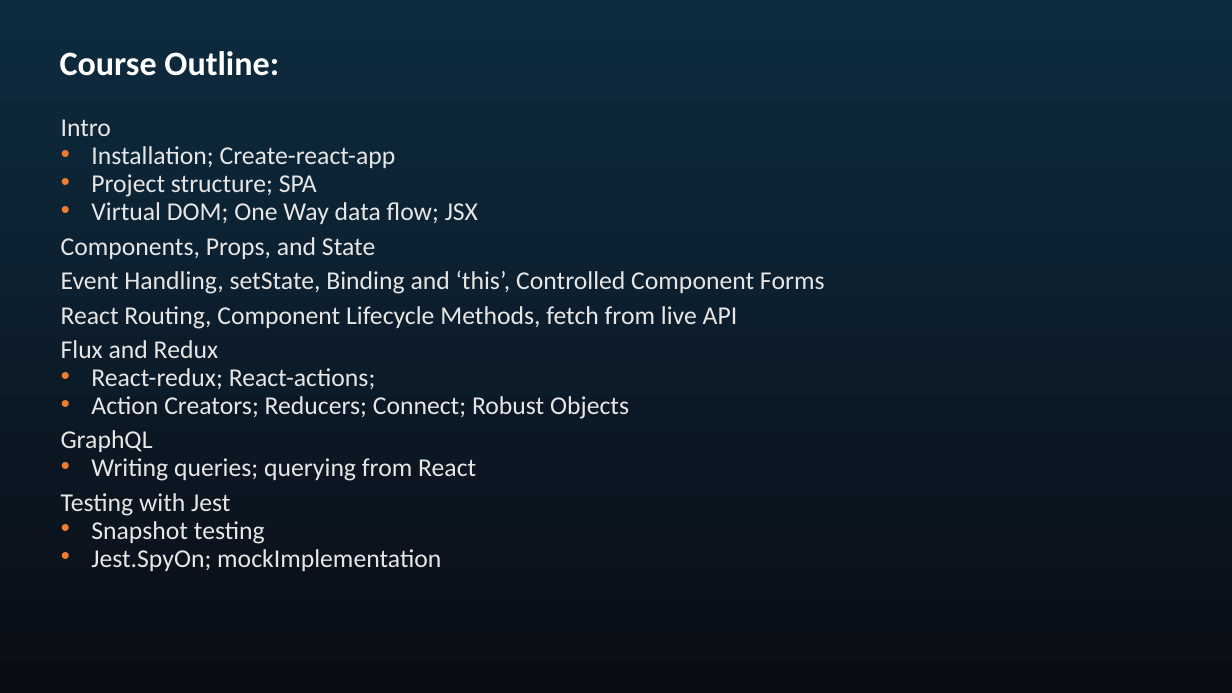
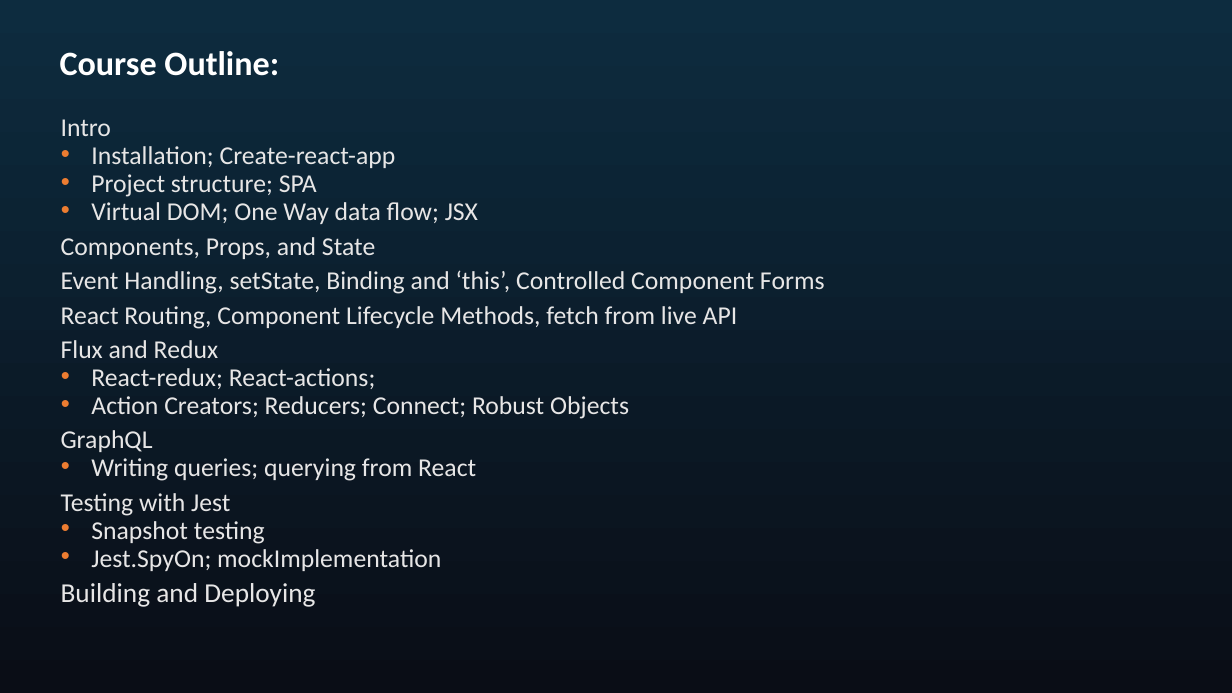
Before and after one commit to seblechernet/PowerPoint-Decks, a slide deck: slide 2 of 01 Introduction to React.pptx. Drawn at 1232x693 pixels with LibreOffice and Linux fonts; fonts in the diff are those of the drawing. Boxes give left, top, right and bottom in pixels: in the first picture for what was removed or moved away, otherwise in the second. Text is boxed around its words. In the diff, an @@ line names an element or a change of style, - is before the commit and + after.

```diff
--- a/01 Introduction to React.pptx
+++ b/01 Introduction to React.pptx
@@ text at <box>61,583,315,607</box>: paragraph added @@
+Building and Deploying
```
Also in this commit, not shown: 2 other slides changed, 1 other file.
